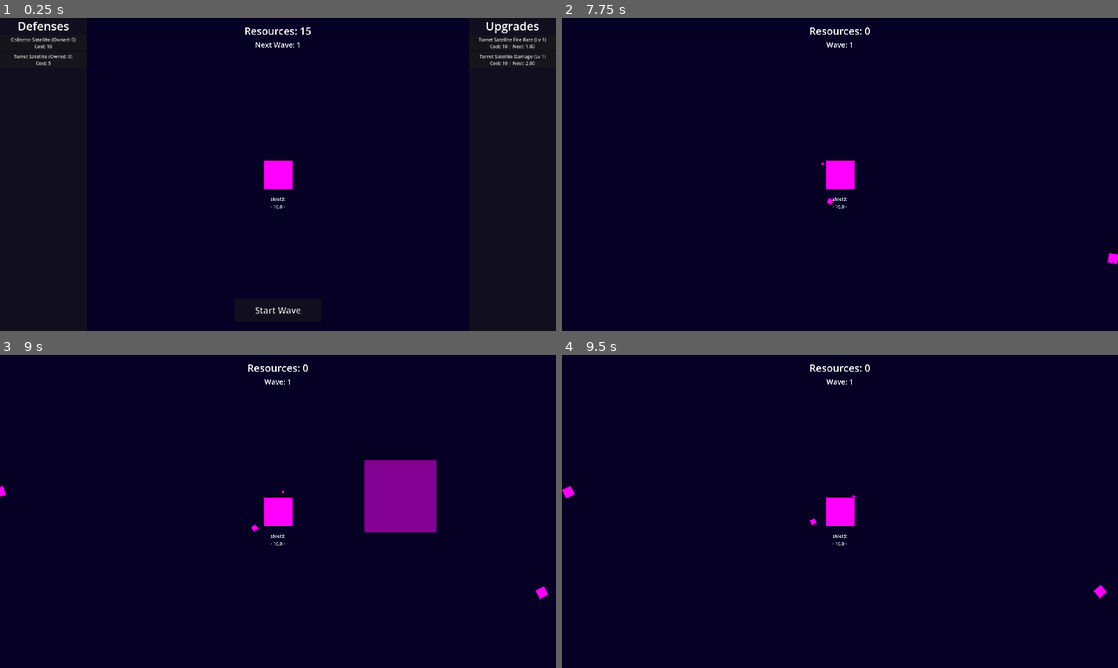
Above: before the commit, frames 1-4 (two rows, left to right).
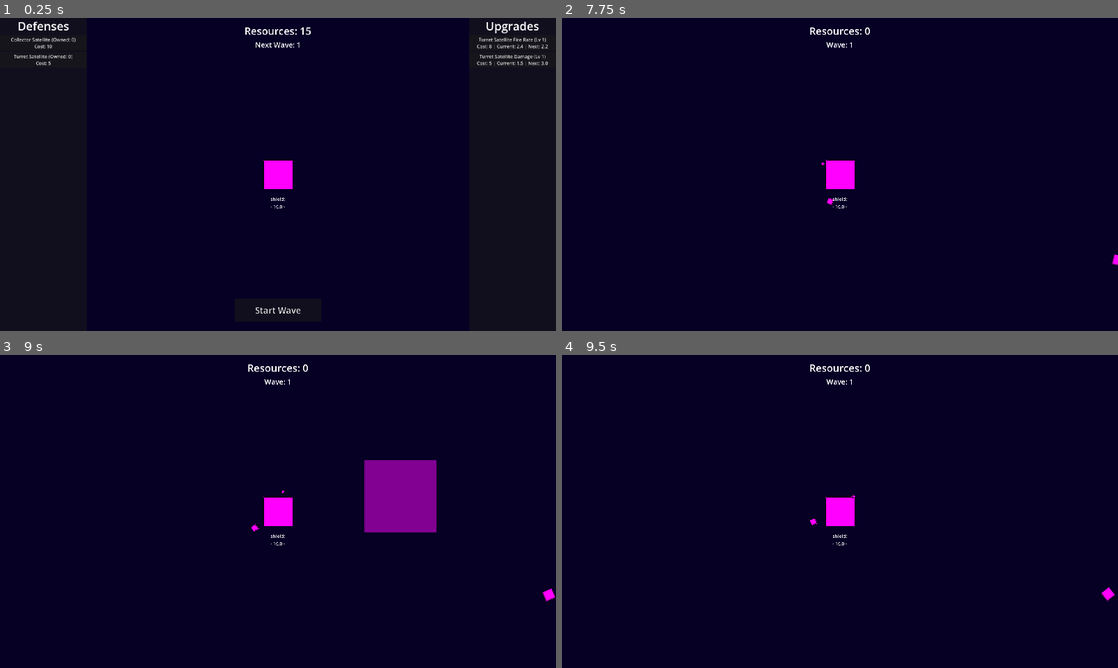
Above: after the commit, the same moments.

Repository: naeemR123/Learners-Game-Jam--2
Game: Godot game, scene res://Scenes/main.tscn
Two runs of this game, one before a commit and one after it. Both use one fixed random seed, a clock stepped at 60 frames per second and the inputs below.
Inputs (mouse positions are in pixels of both pictures, inside the frame that each line leads up to):
- Up to frame 1 (0.25 s): no input
- Up to frame 2 (7.75 s): click "Collector Satellite (Owned: 0…" at 0.5 s; click "Turret Satellite (Owned: 0) C…" at 1.25 s; click "Start Wave" at 2 s; tap Enter at 2.75, 2.85, 3.6, 4.25, 4.35, 5.1, 5.75, 5.85, 6.6, 7.35 s; move the mouse to (962, 158) at 2.77 s; click (962, 158) at 2.92 s; tap Space at 3.5, 5, 6.5 s; move the mouse to (728, 190) at 3.52 s; click (728, 190) at 3.67 s; move the mouse to (895, 105) at 4.27 s; click (895, 105) at 4.42 s; move the mouse to (812, 237) at 5.02 s; click (812, 237) at 5.17 s; move the mouse to (1006, 221) at 5.77 s; click (1006, 221) at 5.92 s; move the mouse to (673, 127) at 6.52 s; click (673, 127) at 6.67 s; move the mouse to (867, 174) at 7.27 s; click (867, 174) at 7.42 s
- Up to frame 3 (9 s): move the mouse to (194, 433) at 8.02 s; tap Enter at 8.1, 8.85 s; click (194, 433) at 8.17 s; move the mouse to (400, 495) at 8.77 s; click (400, 495) at 8.92 s
- Up to frame 4 (9.5 s): no input

The runs differ from the first frame. In frame 1, 0.2% of the frame differs, in the area x 85-99%, y 8-16%; in frame 2, less than 0.1%; in frame 3, 0.1%; in frame 4, 0.2%.

Commit message:
Sync upgrades, balance asteroids/waves, and add resets
Multiple changes to upgrade, defense, asteroid, and wave systems:

- Globals/game_manager.gd: sync UpgradeData.base_value from active_stats when registering; reset defenses on game reset; minor warning text fix.
- Globals/wave_manager.gd: added max_spawn_interval and adjusted max_asteroids/spawn interval formula to use it.
- ResourceScripts/upgrade_data.gd: added ScalingType (ADDITIVE/MULTIPLICATIVE), exposed/clarified fields, implemented scaling-aware get_current_value(), reset(), and updated cost logic.
- ResourceScripts/defenses_data.gd: added reset() to clear amount_owned.
- Resources/TRES: updated turret satellite default stats and upgrade TRES files to match new fields (costs, base_value, scaling_type).
- asteroid.gd: added min/max speed clamps, speed bounds, and debug hit print; speed now clamped against min/max.
- asteroid_spawner.gd: added initial spawn delay, compute/pass speed_multiplier to asteroid.start.
- turret_satellite.gd: use local my_damage for projectile start and adjusted default damage.
- upgrade_button.gd: show current and next upgrade values in UI.

These changes sync data between defenses and upgrades, add reset behavior, and adjust balancing for wave/asteroid spawning and upgrade scaling.

Diff:
--- a/Scripts/Globals/game_manager.gd
+++ b/Scripts/Globals/game_manager.gd
@@ -118,6 +118,12 @@
 
 	# Safe for multiple calls : won't overwrite if entry exists
 	if not all_upgrades.has(upgrade):
+
+		# Syncs base_value with the defense's actual base stat, so the two can't be different
+		if active_stats.has(upgrade.target_category) and active_stats[upgrade.target_category].has(upgrade.id):
+			upgrade.base_value = active_stats[upgrade.target_category][upgrade.id]
+		else:
+			push_warning("register_upgrade_array: target_category '%s' or id '%s' not found in active_stats. Check the UpgradeData's fields" % [upgrade.target_category, upgrade.id])
 		# References original data in Array
 		all_upgrades.append(upgrade)
 
@@ -178,7 +184,7 @@
 			active_stats[upgrade.target_category][upgrade.id] = upgrade.get_current_value()
 		else:
 			# Pushes if upgrade's target_category doesn't exist - meaning the category was never registered, or it is incorrect
-			push_warning("purchase_upgrade: target_category '%s' not found in active_stats. Was it registered correctly?" % upgrade.target_category)
+			push_warning("Purchase_upgrade: target_category '%s' not found in active_stats. Was it registered correctly?" % upgrade.target_category)
 
 		# Tells UI to refresh
 		resources_changed.emit()
@@ -234,6 +240,9 @@
 	for upgrade in all_upgrades:
 		upgrade.reset()
 
+	for defense in all_defenses:
+		defense.reset()
+
 	# Clears all data from Array, except 'global'
 	for key in active_stats.keys():
 		if key != "global":
--- a/Scripts/Globals/wave_manager.gd
+++ b/Scripts/Globals/wave_manager.gd
@@ -11,6 +11,8 @@
 var current_wave : int = 1
 var wave_active : bool
 var next_boss_wave : int = randi_range(15, 20)
+
+var max_spawn_interval : float = 7 # seconds
 
 var max_asteroids : int
 var asteroids_spawned : int = 0
@@ -118,8 +120,8 @@
 
 	# Calculates asteroid amound and their spawn interval
 	# based on the current wave number
-	max_asteroids = 4 + (current_wave * 2)
-	var spawn_interval : float = clampf(3.0 - (0.1 * current_wave),0.4, 3.0)
+	max_asteroids = 3 + (current_wave * 2)
+	var spawn_interval : float = clampf(max_spawn_interval - (0.1 * current_wave),0.4, max_spawn_interval)
 
 	# Sends the spawn timer interval to the asteroid spawner
 	timer_interval.emit(spawn_interval)
--- a/Scripts/ResourceScripts/asteroid_data.gd
+++ b/Scripts/ResourceScripts/asteroid_data.gd
@@ -7,9 +7,6 @@
 @export var name : String
 @export var sprite_texture : Texture2D
 @export var scale_ratio : float = 1
-
-# Add this to asteroid.gd using the start() function instead.
-var base_scale : Vector2
 
 @export_category("Base Stats")
 @export var max_health : float
--- a/Scripts/ResourceScripts/defenses_data.gd
+++ b/Scripts/ResourceScripts/defenses_data.gd
@@ -40,3 +40,7 @@
 
 func get_current_cost() -> int:
 	return int(base_cost * pow(cost_multiplier, amount_owned))
+
+
+func reset() -> void:
+	amount_owned = 0
--- a/Scripts/ResourceScripts/upgrade_data.gd
+++ b/Scripts/ResourceScripts/upgrade_data.gd
@@ -1,23 +1,26 @@
 extends Resource
 class_name UpgradeData
 
+
+enum ScalingType { ADDITIVE, MULTIPLICATIVE }
 
 #############################
 # -= PROPERTY ASSIGNMENT =- #
 #############################
 
-@export var id: String = "upgrad_id" 		# A unique name used by Game_Manager (e.g. fire_rate)
-@export var display_name: String = "Upgrade Name"	# The name displayed for players
-@export var target_category: String			# Tells the game WHERE to apply this upgrade
+@export var id: String = "e.g. 'fire_rate'" 							# A unique name used by Game_Manager (e.g. fire_rate)
+@export var display_name: String = "e.g. 'Turret Satelitte Fire Rate'"	# The name displayed for players
+@export var target_category: String = "e.g. 'turret_satellite'"			# Tells the game WHERE to apply this upgrade
 @export_multiline var description: String = "What this upgrade does..."
 
 @export_category("Economy")
-@export var base_cost: int = 10
-@export var cost_multiplier: float = 1.15
+@export var base_cost: int = 1
+@export var cost_multiplier: float = 1.00
 
 @export_category("Effect")
-@export var base_value: float = 1.0
-@export var val_up_per_level: float = 0.2
+@export var base_value: float	# !!! Exported value in Inspector doesn't do anything : Auto-syncs with defense's base stat
+@export var val_up_per_level: float
+@export var scaling_type: ScalingType = ScalingType.ADDITIVE	# Determines whether base_value is increased using a formula that adds or multiplies
 
 # State variables (Not exported; dynamic during gameplay)
 var current_level: int = 1
@@ -29,6 +32,7 @@
 # - Functions - #
 #################
 
+
 func get_current_cost() -> int:
 	if current_level == 1:
 		return int(base_cost)
@@ -37,11 +41,24 @@
 
 
 func get_current_value() -> float:
-	return base_value + (val_up_per_level * (current_level - 1))
+
+	# Uses matching formula to selected scaling_type then uses val_up_per_level as the value increase
+	match scaling_type:
+
+		ScalingType.ADDITIVE:
+			return base_value + (val_up_per_level * (current_level - 1))
+		ScalingType.MULTIPLICATIVE:
+			return base_value * pow(val_up_per_level, current_level - 1)
+
+		# If no acceptable scaling_type selected, pushes warning and returns base_value
+		_:
+			push_warning("Unknown scaling_type on UpgradeData: %s" % id)
+			return base_value
 
 
 func level_up() -> void:
 	current_level += 1
 
+
 func reset() -> void:
 	current_level = 1
--- a/Scripts/Resources/Defenses/turret_satellite.tres
+++ b/Scripts/Resources/Defenses/turret_satellite.tres
@@ -12,8 +12,8 @@
 defense_scene = ExtResource("1_kx8qd")
 base_cost = 5
 default_stats = {
-"damage": 1.0,
-"fire_rate": 2.6,
+"damage": 1.5,
+"fire_rate": 2.4,
 "orbit_speed": 1.0,
 "range": 300.0,
 "turn_speed": 10.0
--- a/Scripts/Resources/Upgrades/turret_satellite_damage_upgrade.tres
+++ b/Scripts/Resources/Upgrades/turret_satellite_damage_upgrade.tres
@@ -9,5 +9,9 @@
 target_category = "turret_satellite"
 description = "Each Upgrade:
 - Increases damage for all turret satellites. (Increased Damage)"
-val_up_per_level = 1.0
+base_cost = 5
+cost_multiplier = 2.0
+base_value = 1.5
+val_up_per_level = 1.5
+scaling_type = 1
 metadata/_custom_type_script = "uid://b3n4xmqgxjhgf"
--- a/Scripts/Resources/Upgrades/turret_satellite_fire_rate_upgrade.tres
+++ b/Scripts/Resources/Upgrades/turret_satellite_fire_rate_upgrade.tres
@@ -9,6 +9,8 @@
 target_category = "turret_satellite"
 description = "Each Upgrade:
 - Decreases time between shots for all turret satellites. (Decreased cooldown)"
+base_cost = 8
+cost_multiplier = 1.4
 base_value = 2.0
 val_up_per_level = -0.2
 metadata/_custom_type_script = "uid://b3n4xmqgxjhgf"
--- a/Scripts/asteroid.gd
+++ b/Scripts/asteroid.gd
@@ -17,6 +17,8 @@
 
 var speed : float
 var speed_variance : float = 15
+var max_speed : float = 300
+var min_speed : float = 20
 var direction : Vector2
 # -
 
@@ -62,8 +64,9 @@
 	if debug_speed == true:		# If debug mode on, sets debug speed
 		speed = debug_speed_value
 	else:
-		# Assigns speed based on asteroid's min-max speed + speed_variance and wave's speed multiplier
-		speed = randf_range(data.max_speed - speed_variance, data.max_speed + speed_variance) * speed_multiplier
+		# Assigns speed based on set min-max speed with speed_variance and wave's speed multiplier
+		speed = clampf((randf_range(data.max_speed - speed_variance, data.max_speed + speed_variance) * speed_multiplier) + (min_speed/2), min_speed, max_speed)
+
 
 	# Assigning properties
 	current_health = data.max_health * health_multiplier
@@ -115,6 +118,7 @@
 # Processes damage from Defenses
 func take_damage(amount: float):
 	current_health -= amount
+	print("Asteroid hit! Damage taken: %.1f | Current Health: %.1f" % [amount, current_health])
 	# Add hit-flash here
 	if current_health <=0:
 		die()
--- a/Scripts/asteroid_spawner.gd
+++ b/Scripts/asteroid_spawner.gd
@@ -23,6 +23,8 @@
 
 # Recieves spawn interval from WaveManager and starts timer
 func timer_info(interval : float) -> void:
+	await get_tree().create_timer(3.0).timeout
+	spawn_asteroid(wave.get_next_asteroid())
 	spawntimer.start(interval)
 
 
@@ -88,5 +90,7 @@
 
 	print("Asteroid spawned")
 
+	var speed_multiplier : float = 0.1 * wave.current_wave
+
 	# Run asteroid's start function, passing important parameter values
-	asteroid.start(asteroid_type, planet, spawn_position, debug_speed, debug_speed_value, )
+	asteroid.start(asteroid_type, planet, spawn_position, debug_speed, debug_speed_value, speed_multiplier)
--- a/Scripts/turret_satellite.gd
+++ b/Scripts/turret_satellite.gd
@@ -12,7 +12,7 @@
 @onready var firerate: Timer = $Turret/Firerate
 @onready var planet : Area2D = get_tree().get_first_node_in_group("Planet")
 
-var my_damage : float = 3
+var my_damage : float = 1.5
 var my_range : float = 300
 var my_turn_speed : float = 10
 var my_orbit_radius : float = 100
@@ -90,4 +90,4 @@
 	get_tree().current_scene.add_child(proj)
 
 	# Initialize the projectile
-	proj.start(muzzle.global_position, target.global_position, game.active_stats[my_id][StatIDs.DAMAGE])
+	proj.start(muzzle.global_position, target.global_position, my_damage)
--- a/Scripts/upgrade_button.gd
+++ b/Scripts/upgrade_button.gd
@@ -22,9 +22,10 @@
 
 	var cost : int = upgrade_data.get_current_cost()
 	var level : int = upgrade_data.current_level
+	var current_val : float = upgrade_data.base_value + (upgrade_data.val_up_per_level * (level - 1))
 	var next_val : float = upgrade_data.base_value + (upgrade_data.val_up_per_level * level)
 
 	# Disables button if unaffordable
 	disabled = game.resources < cost
 
-	text = "%s (Lv %d)\nCost: %d | Next: %.2f" % [upgrade_data.display_name, level, cost, next_val]
+	text = "%s (Lv %d)\nCost: %d | Current: %.1f | Next: %.1f" % [upgrade_data.display_name, level, cost, current_val, next_val]
